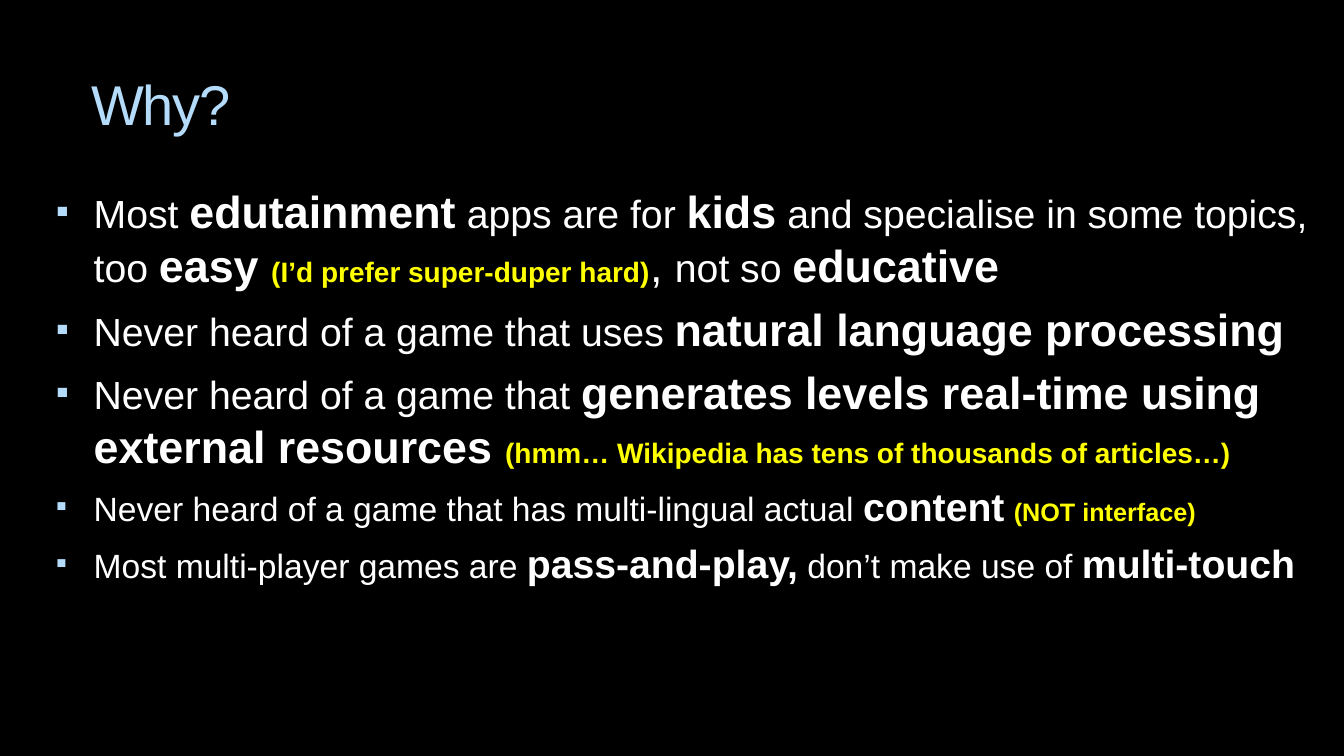
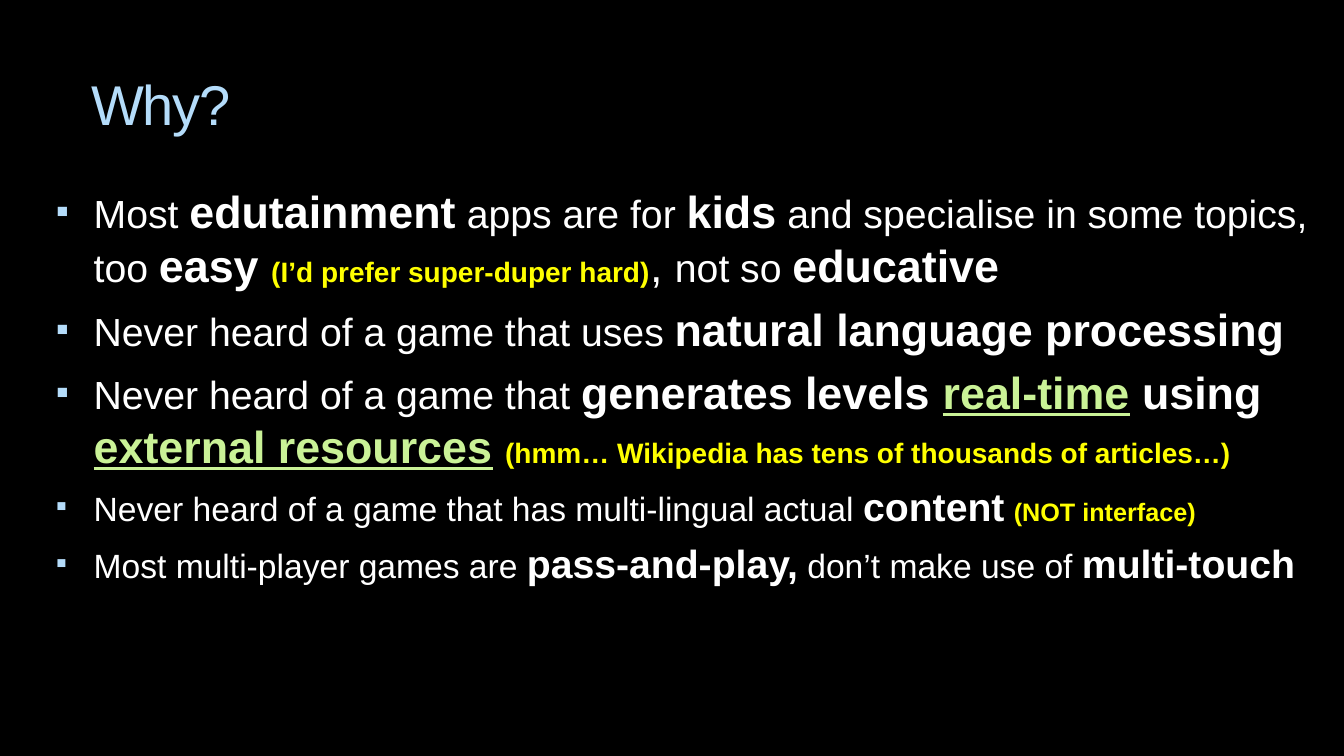
Before and after one commit to AlexanderPoone/tempusespatium, a slide deck: slide 3 of shitty_ppt.pptx. Drawn at 1344x756 pixels with LibreOffice and Linux fonts; fonts in the diff are those of the drawing; background and template pictures are left out. Boxes give left, top, right and bottom in pixels: in the first picture for what was removed or moved away, otherwise in the second. Text is boxed around its words. In the diff, an @@ line names an element or a change of style, - is before the commit and + after.

```diff
--- a/shitty_ppt.pptx
+++ b/shitty_ppt.pptx
@@ text at box(94, 376, 1261, 470): text colour #FFFFFF to #CAF297, underline on in "real-time external resources" @@
```
Also in this commit, not shown: 4 other slides changed, 2 other files.
